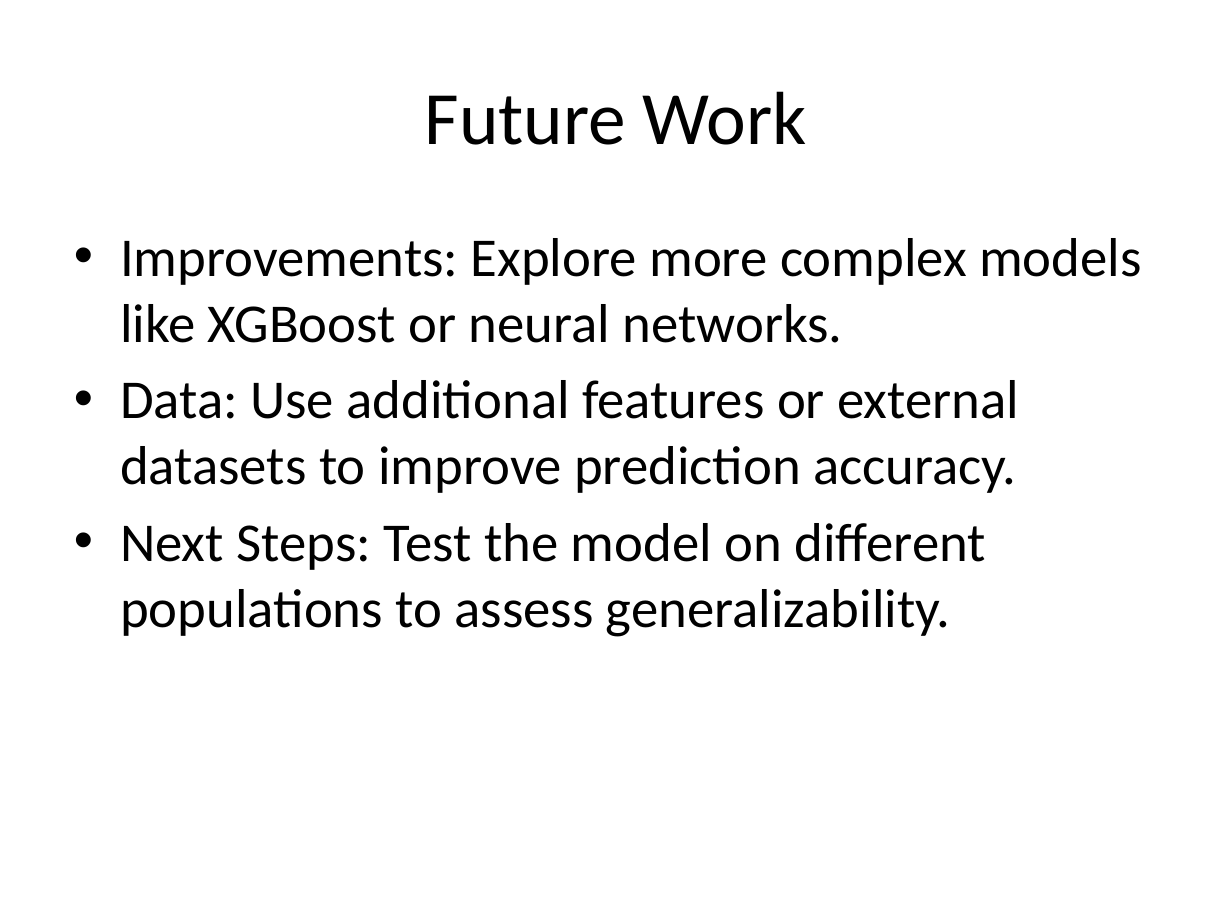
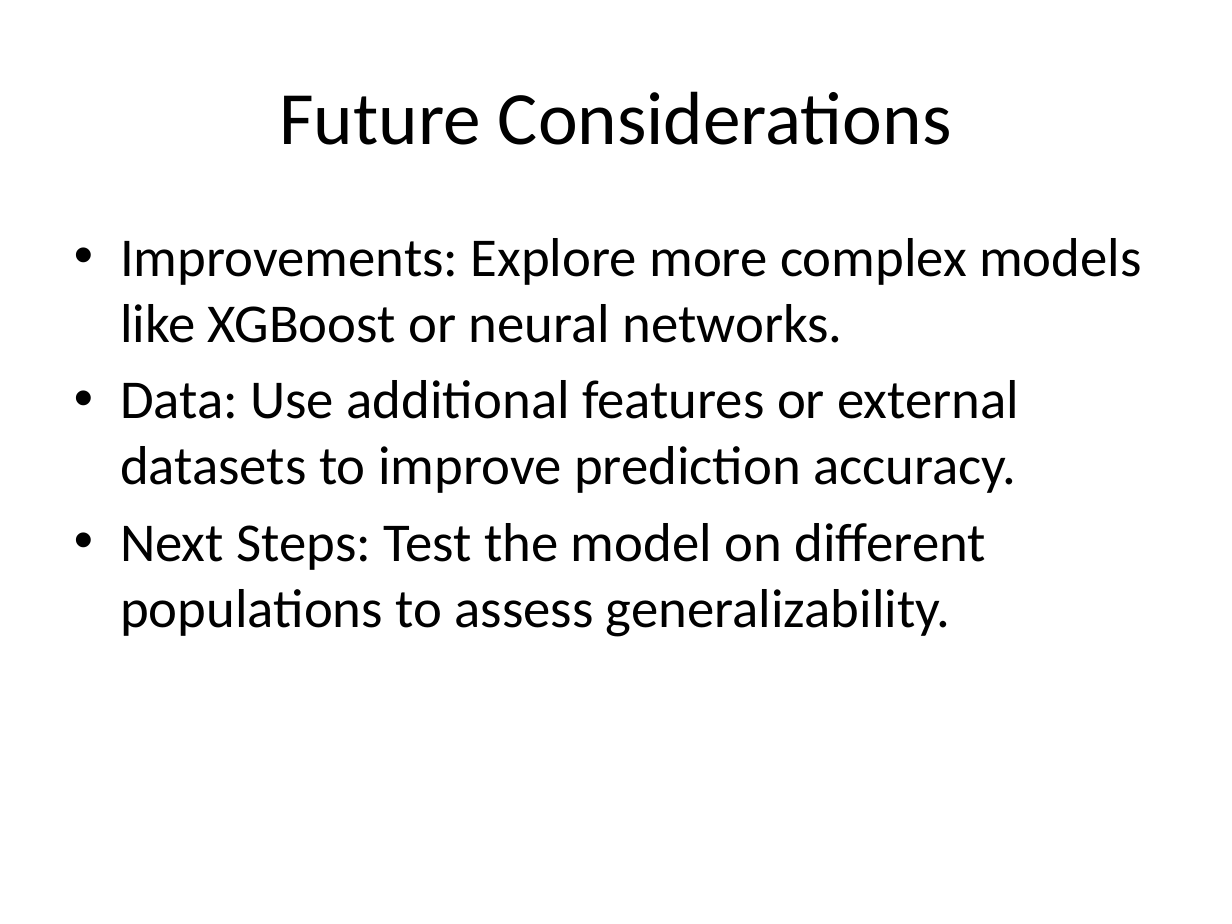
Before and after one commit to piiop/group-project-2, a slide deck: slide 12 of Project2.pptx (slide 10 before the commit). Drawn at 1232x924 pixels with LibreOffice and Linux fonts; fonts in the diff are those of the drawing. Boxes give left, top, right and bottom in pixels: in the first picture for what was removed or moved away, otherwise in the second. Text is boxed around its words. In the diff, an @@ line names an element or a change of style, - is before the commit and + after.

```diff
--- a/Project2.pptx
+++ b/Project2.pptx
@@ title at (x1=279, y1=91, x2=952, y2=145): text changed @@
-Future Work
+Future Considerations
```
Also in this commit, not shown: 2 other slides changed, 3 slides added, 1 slide removed, 1 other file.
